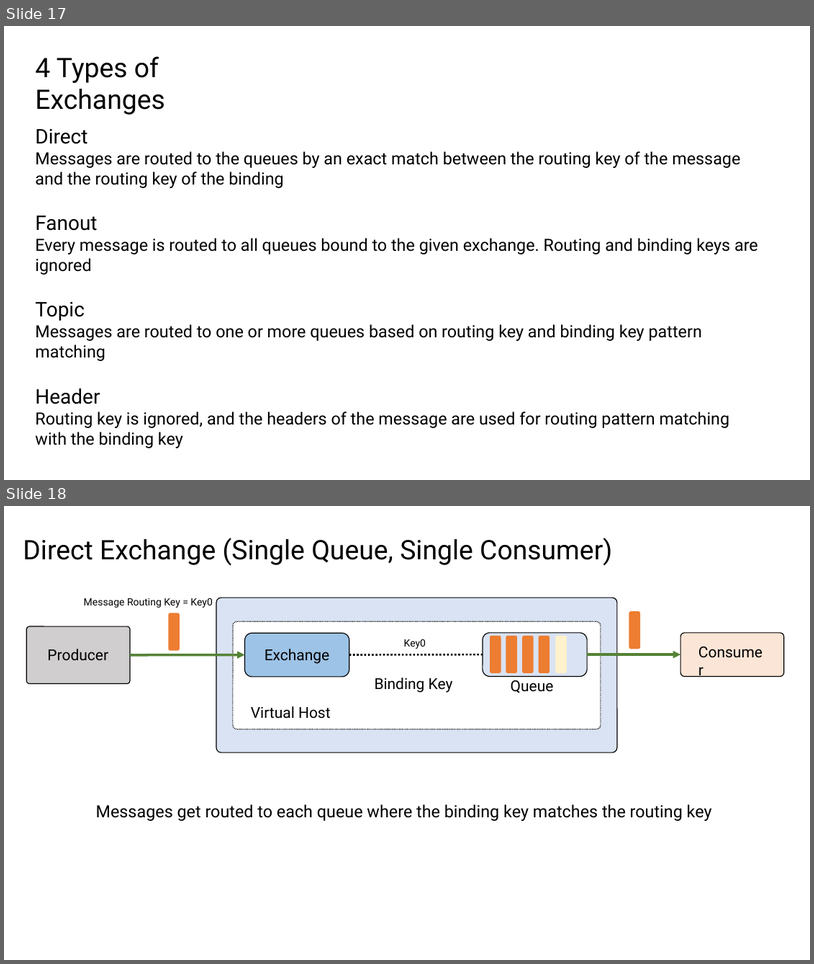
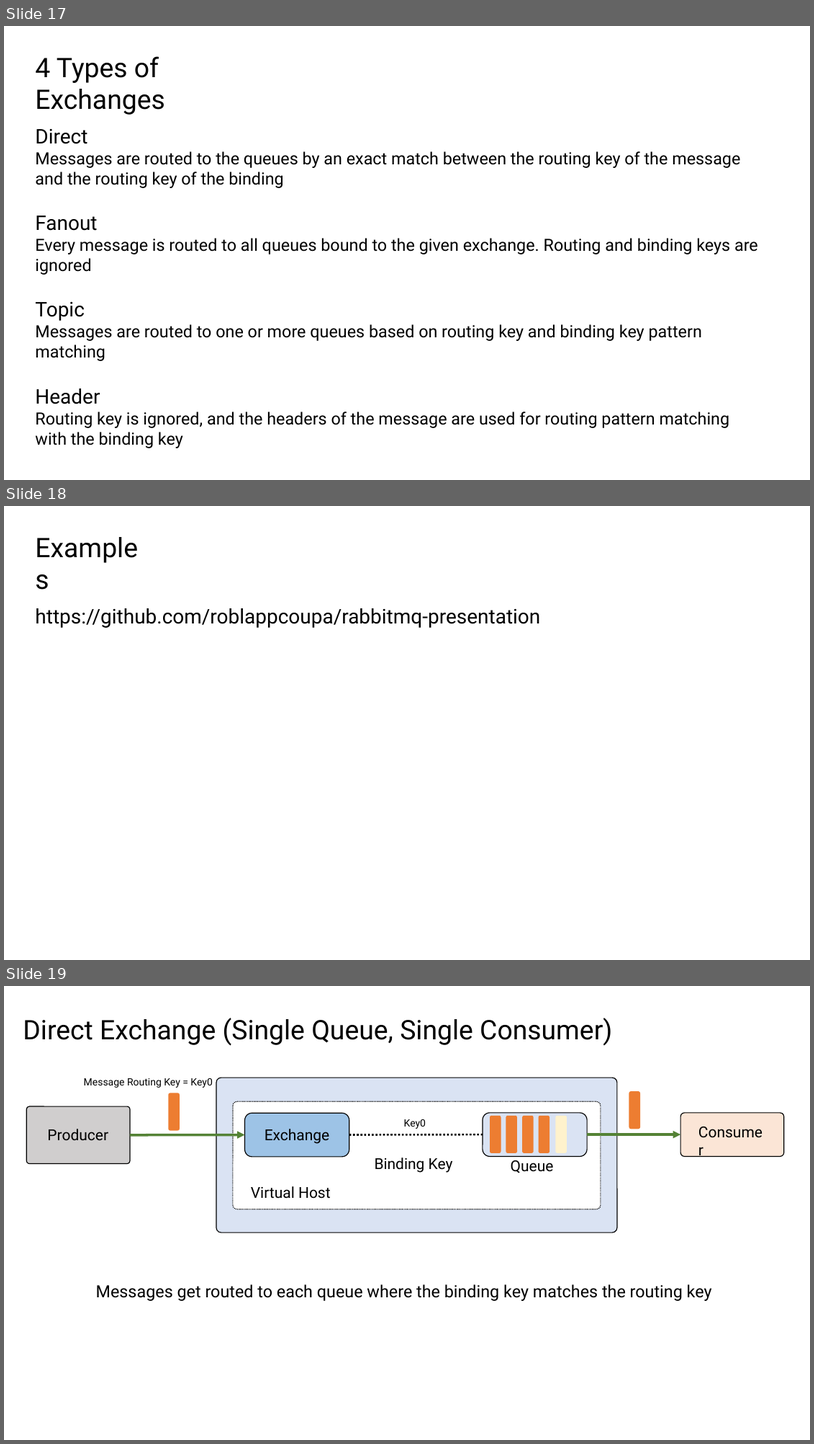
Before and after one commit to roblappcoupa/rabbitmq-presentation, a slide deck: Docs/RabbitMQ.pptx. Shown one above the other, each under a label of ours: slides 17 and 18 before the commit, slides 17, 18 and 19 after it. The pictures are 814x964 and 814x1444 pixels, drawn with LibreOffice and Linux fonts; fonts in the diff are those of the drawing. Boxes give left, top, right and bottom in pixels: in the first picture for what was removed or moved away, otherwise in the second. Text is boxed around its words. In the diff, an @@ line names an element or a change of style, - is before the commit and + after.

```diff
--- a/Docs/RabbitMQ.pptx
+++ b/Docs/RabbitMQ.pptx
@@ slide 18 added at (4,506,810,960), background #FFFFFF @@
@@ text added at (29,527,157,566), 32 pt, text #000000 @@
+Examples
@@ text added at (35,608,540,628), 24 pt, text #000000 @@
+https://github.com/roblappcoupa/rabbitmq-presentation
@@ what was slide 18 is now slide 19 @@
```
Also in this commit, not shown: 6 slides changed, 1 other file.
